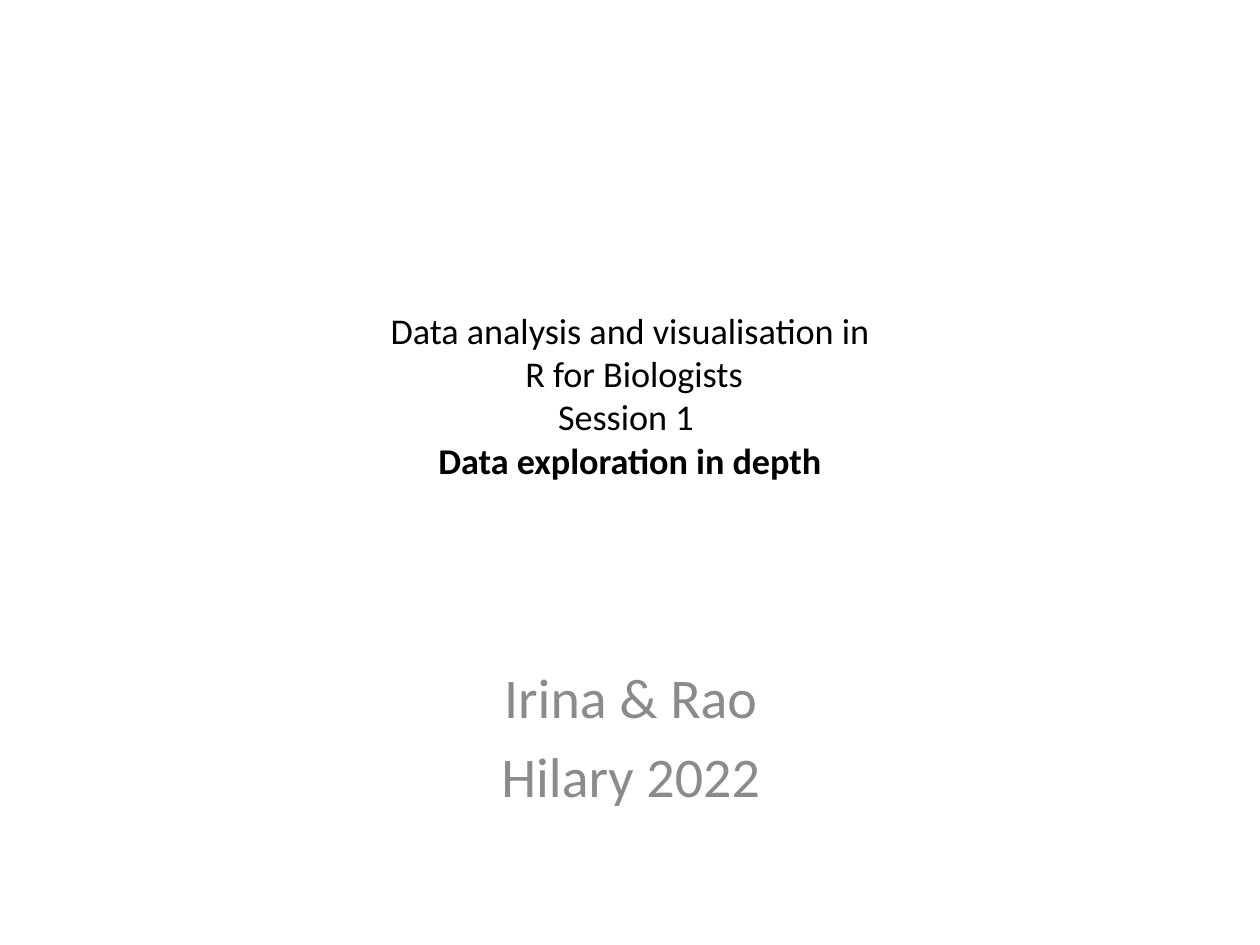
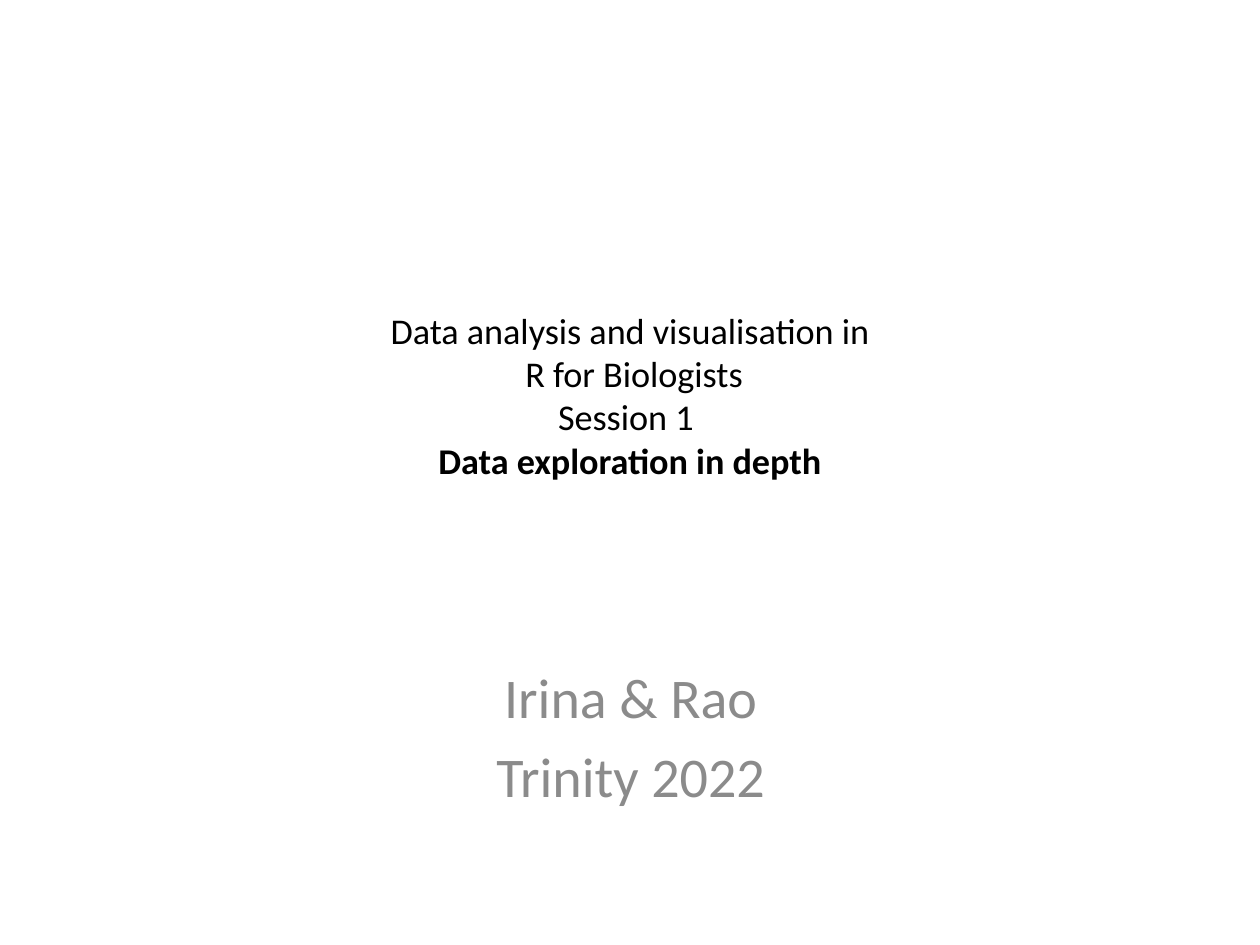
Before and after one commit to sraorao/data_analysis_visualisation_R_TT2022, a slide deck: slide 1 of powerpoint files/Session1.pptx. Drawn at 1260x945 pixels with LibreOffice and Linux fonts; fonts in the diff are those of the drawing. Boxes give left, top, right and bottom in pixels: in the first picture for what was removed or moved away, otherwise in the second. Text is boxed around its words. In the diff, an @@ line names an element or a change of style, - is before the commit and + after.

```diff
--- a/powerpoint files/Session1.pptx
+++ b/powerpoint files/Session1.pptx
@@ text at (496, 758, 764, 806): text changed @@
-Hilary 2022
+Trinity 2022
```
Also in this commit, not shown: 2 other files.
